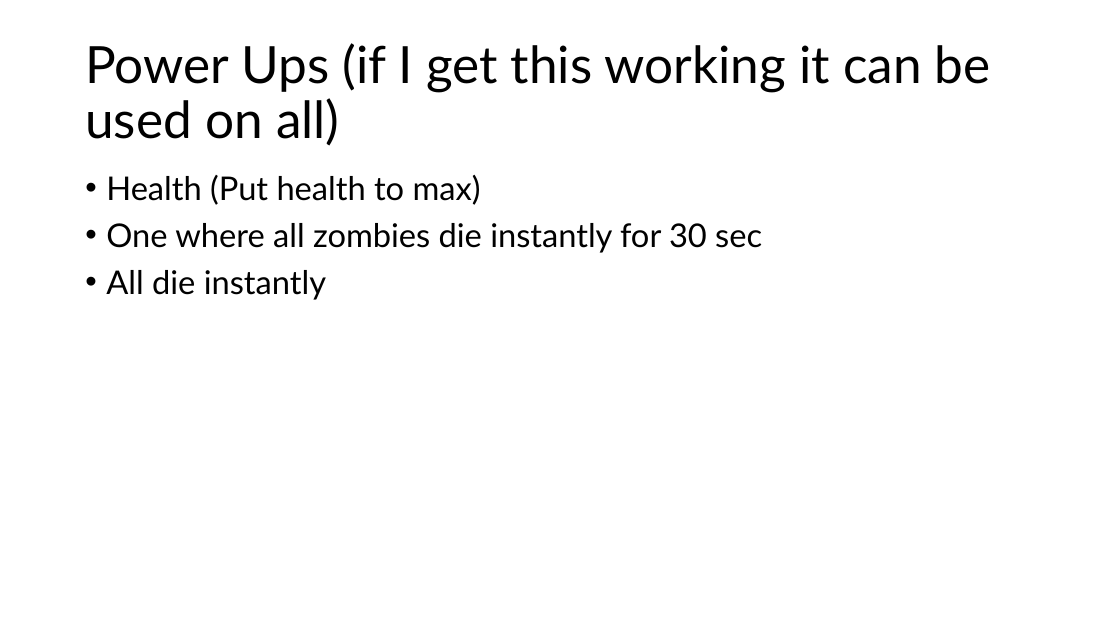
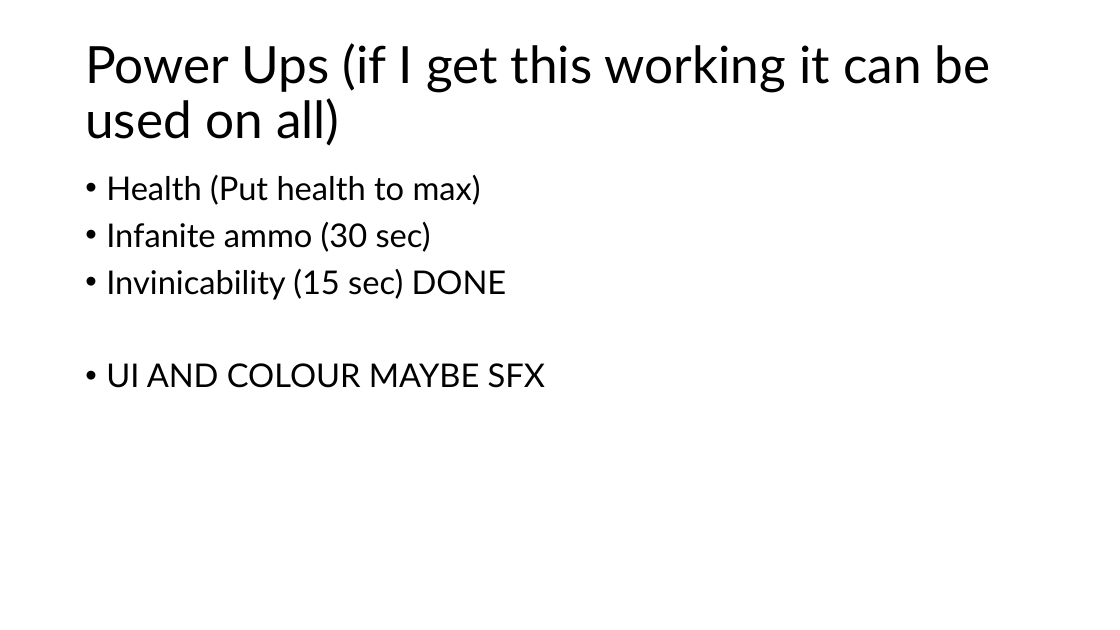
Before and after one commit to Mdot5596/Timeline-Takedown, a slide deck: slide 12 of Documentation/Report/Documentationofstuff.pptx. Drawn at 1120x630 pixels with LibreOffice and Linux fonts; fonts in the diff are those of the drawing. Boxes give left, top, right and bottom in pixels: in the first picture for what was removed or moved away, otherwise in the second. Text is boxed around its words. In the diff, an @@ line names an element or a change of style, - is before the commit and + after.

Commit message:
Power Up added - Shield

```diff
--- a/Documentation/Report/Documentationofstuff.pptx
+++ b/Documentation/Report/Documentationofstuff.pptx
@@ text at [106, 222, 545, 388]: text changed @@
-• One where all zombies die instantly for 30 sec
-• All die instantly
+• Infanite ammo (30 sec)
+• Invinicability (15 sec) DONE
+• UI AND COLOUR MAYBE SFX
```
Also in this commit, not shown: 4 other files.
